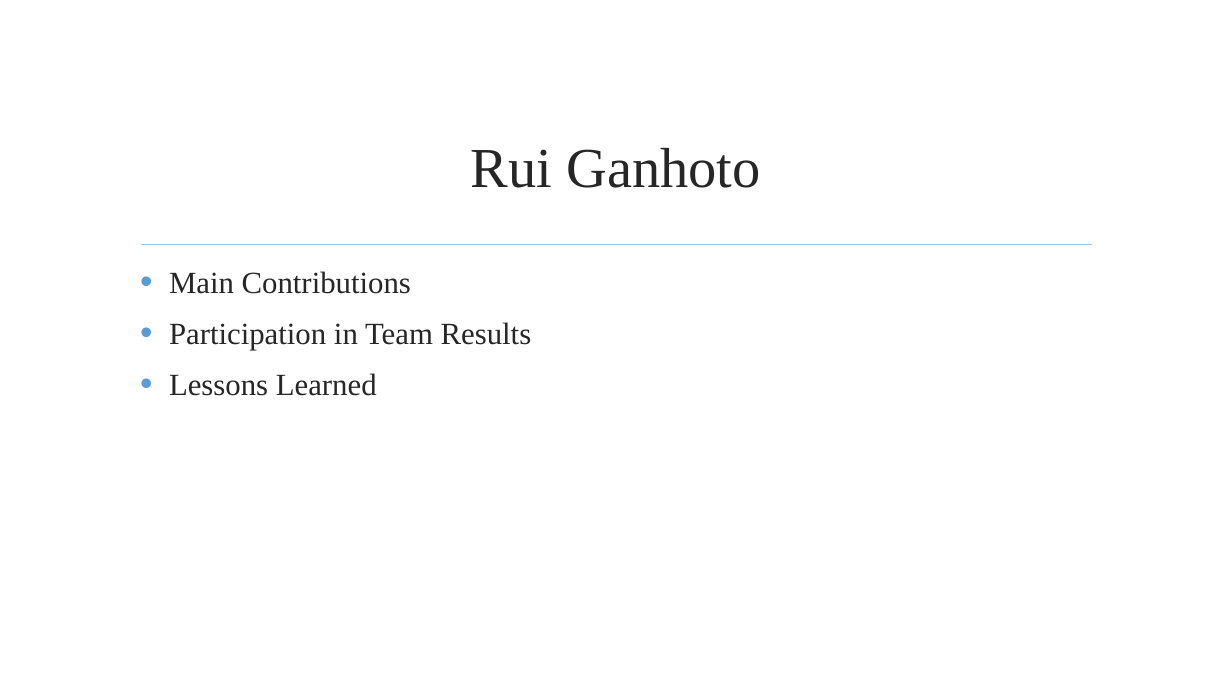
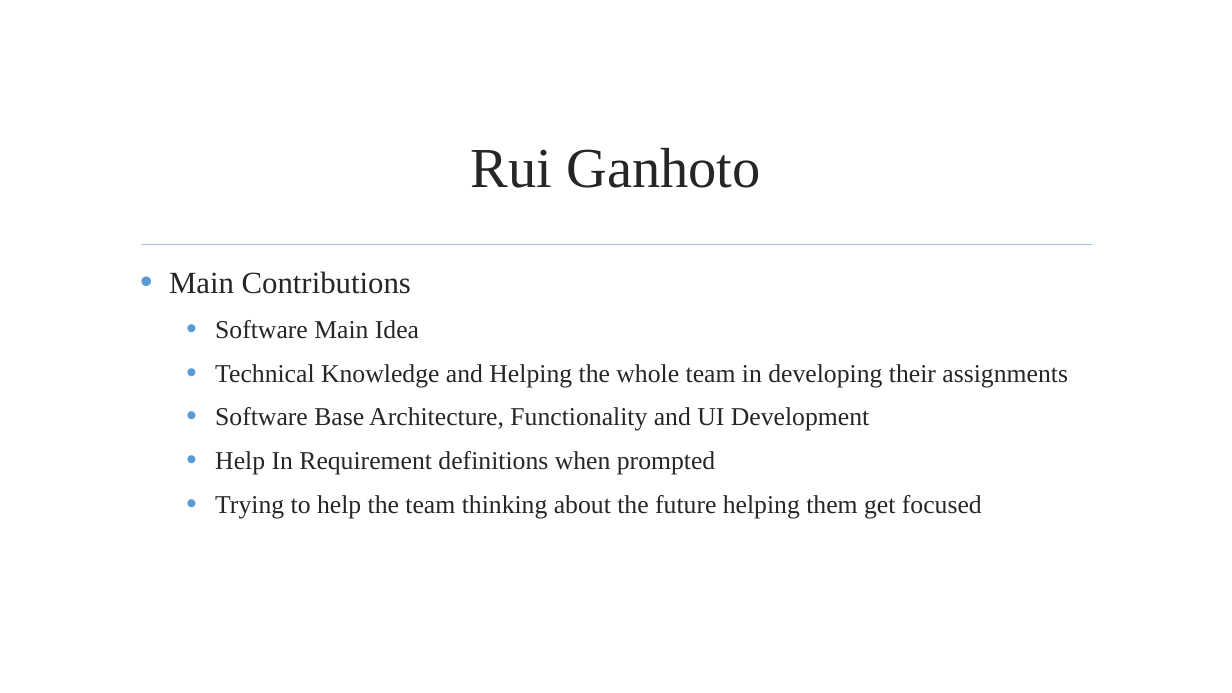
Before and after one commit to jmgirao/projetosoftware1213, a slide deck: slide 67 of Final Presentation/Presentation.pptx. Drawn at 1232x693 pixels with LibreOffice and Linux fonts; fonts in the diff are those of the drawing; background and template pictures are left out. Boxes give left, top, right and bottom in pixels: in the first picture for what was removed or moved away, otherwise in the second. Text is boxed around its words. In the diff, an @@ line names an element or a change of style, - is before the commit and + after.

Commit message:
Ganhoto Individual Self Evaluation

```diff
--- a/Final Presentation/Presentation.pptx
+++ b/Final Presentation/Presentation.pptx
@@ text at box(215, 320, 1068, 518): text changed; size 24 to 20 pt @@
-• Participation in Team Results
-• Lessons Learned
+  • Software Main Idea
+  • Technical Knowledge and Helping the whole team in developing their assignments
+  • Software Base Architecture, Functionality and UI Development
+  • Help In Requirement definitions when prompted
+  • Trying to help the team thinking about the future helping them get focused
```
Also in this commit, not shown: 4 other slides changed, 1 slide added.
